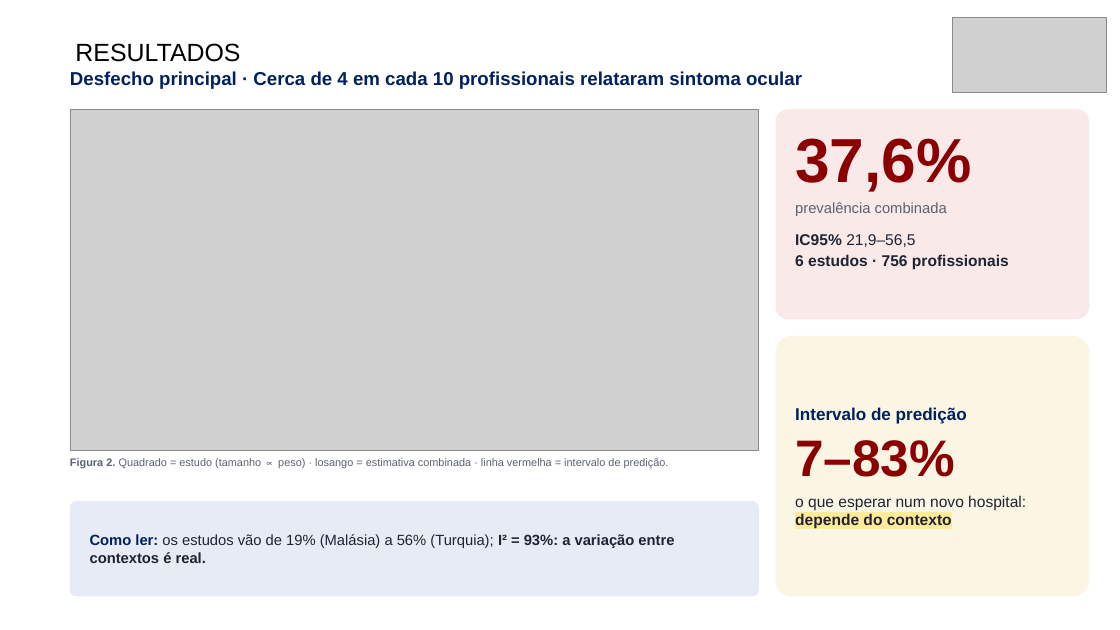
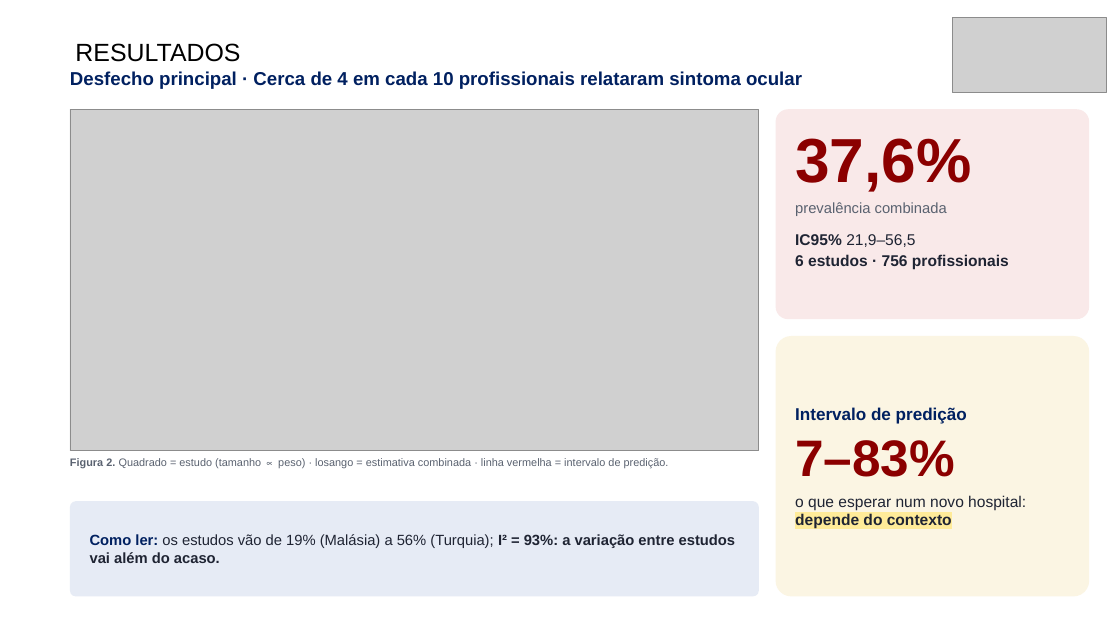
Before and after one commit to ravibuzz/IC-fumaca, a slide deck: slide 7 of apresentacao/SEMICA_Fumaca_Cirurgica_Baccaro_ENXUTA.pptx. Drawn at 1120x630 pixels with LibreOffice and Linux fonts; fonts in the diff are those of the drawing; grey boxes stand for pictures; background and template pictures are left out. Boxes give left, top, right and bottom in pixels: in the first picture for what was removed or moved away, otherwise in the second. Text is boxed around its words. In the diff, an @@ line names an element or a change of style, - is before the commit and + after.

```diff
--- a/apresentacao/SEMICA_Fumaca_Cirurgica_Baccaro_ENXUTA.pptx
+++ b/apresentacao/SEMICA_Fumaca_Cirurgica_Baccaro_ENXUTA.pptx
@@ text at (90,534,736,563): text changed @@
-Como ler: os estudos vão de 19% (Malásia) a 56% (Turquia); I² = 93%: a variação entre contextos é real.
+Como ler: os estudos vão de 19% (Malásia) a 56% (Turquia); I² = 93%: a variação entre estudos vai além do acaso.
```
Also in this commit, not shown: 6 other slides changed, 4 other files.
